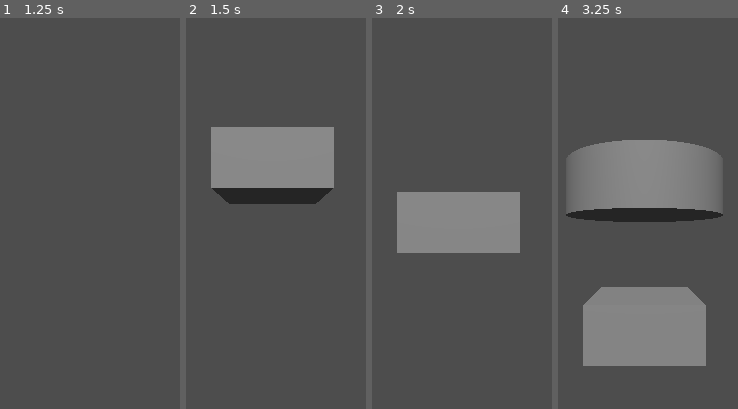
Above: before the commit, frames 1-4 (left to right).
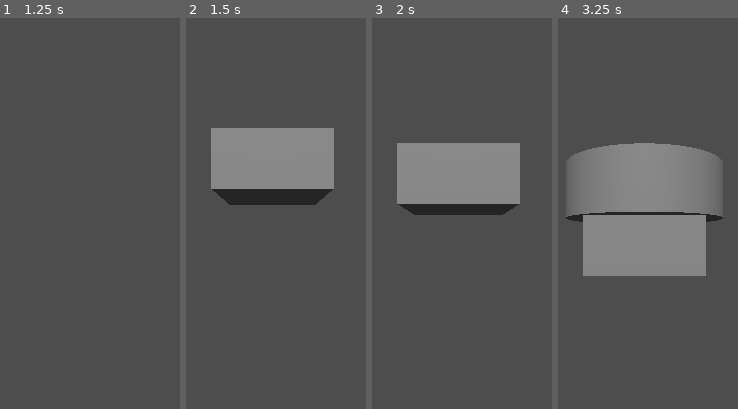
Above: after the commit, the same moments.

Repository: dream-team-reborn/godot-wild-jam-73
Game: Godot game, scene res://scenes/game.tscn
Same seed, same stepped clock (60 frames per second), same inputs: the game is played once before the commit and once after it.
Inputs:
- Up to frame 1 (1.25 s): tap Enter at 0.5 s; hold Right (move_right) from 0.53 s (still down)
- Up to frame 2 (1.5 s): tap Space at 1.25 s; release Right (move_right) at 1.28 s; hold Down (move_down) from 1.28 s (still down)
- Up to frame 3 (2 s): keep holding Down (move_down)
- Up to frame 4 (3.25 s): release Down (move_down) at 2.03 s; hold Right (move_right) 2.03-2.78 s; hold Up (move_up) from 2.78 s (still down)

Frame 1 is identical in both runs. In frame 2, 0.5% of the frame differs, in the area x 13-83%, y 27-48%; in frame 3, 17%; in frame 4, 26%, in the area x 4-92%, y 31-90%.

Commit message:
Module state with placing

Diff:
--- a/project.godot
+++ b/project.godot
@@ -43,6 +43,11 @@
 ]
 }
 
+[layer_names]
+
+3d_physics/layer_1="Everything else"
+3d_physics/layer_2="Modules"
+
 [rendering]
 
 renderer/rendering_method="gl_compatibility"
--- a/scenes/game_prefabs/module.tscn
+++ b/scenes/game_prefabs/module.tscn
@@ -10,7 +10,12 @@
 bottom_radius = 2.0
 
 [node name="Module" type="RigidBody3D"]
+collision_layer = 2
+collision_mask = 3
 mass = 1000.0
+freeze_mode = 1
+contact_monitor = true
+max_contacts_reported = 2
 script = ExtResource("1_njp28")
 
 [node name="CollisionShape3D" type="CollisionShape3D" parent="."]
@@ -18,3 +23,5 @@
 
 [node name="MeshInstance3D" type="MeshInstance3D" parent="."]
 mesh = SubResource("CylinderMesh_sl2sd")
+
+[connection signal="body_entered" from="." to="." method="_on_body_entered"]
--- a/scripts/module.gd
+++ b/scripts/module.gd
@@ -1,17 +1,25 @@
 class_name Module extends RigidBody3D
 
 enum ModuleShape { CYLINDER, BOX }
+enum State { FALLING, PLACED }
+var state = State.FALLING
+
+const LAYER_MODULE = 2
+const LAYER_ALL = 0b11111111  # all Modules
 
 # Called when the node enters the scene tree for the first time.
 func _ready() -> void:
 	pass
 
-# Called every frame. 'delta' is the elapsed time since the previous frame.
-func _process(delta: float) -> void:
-	pass
-
 func setup(shape: ModuleShape):
 	_setup_shape(shape)
+	change_state(State.FALLING)
+	set_collision_layer_value(LAYER_MODULE, true)
+
+
+func _physics_process(delta):
+	if state == State.FALLING:
+		position.y -= 1 * delta
 
 func _setup_shape(module_shape: ModuleShape):
 	var shape
@@ -33,3 +41,18 @@
 
 	$CollisionShape3D.shape = shape
 	$MeshInstance3D.mesh = mesh
+
+func _on_body_entered(body: Node) -> void:
+	print("collided!")
+	change_state(State.PLACED)
+	pass
+
+func change_state(new_state: State):
+	print("change state to " + State.keys()[new_state])
+	state = new_state
+
+	freeze = new_state == State.FALLING
+
+	match new_state:
+		State.FALLING: set_collision_mask(LAYER_MODULE)
+		State.PLACED:  set_collision_mask(LAYER_ALL)
